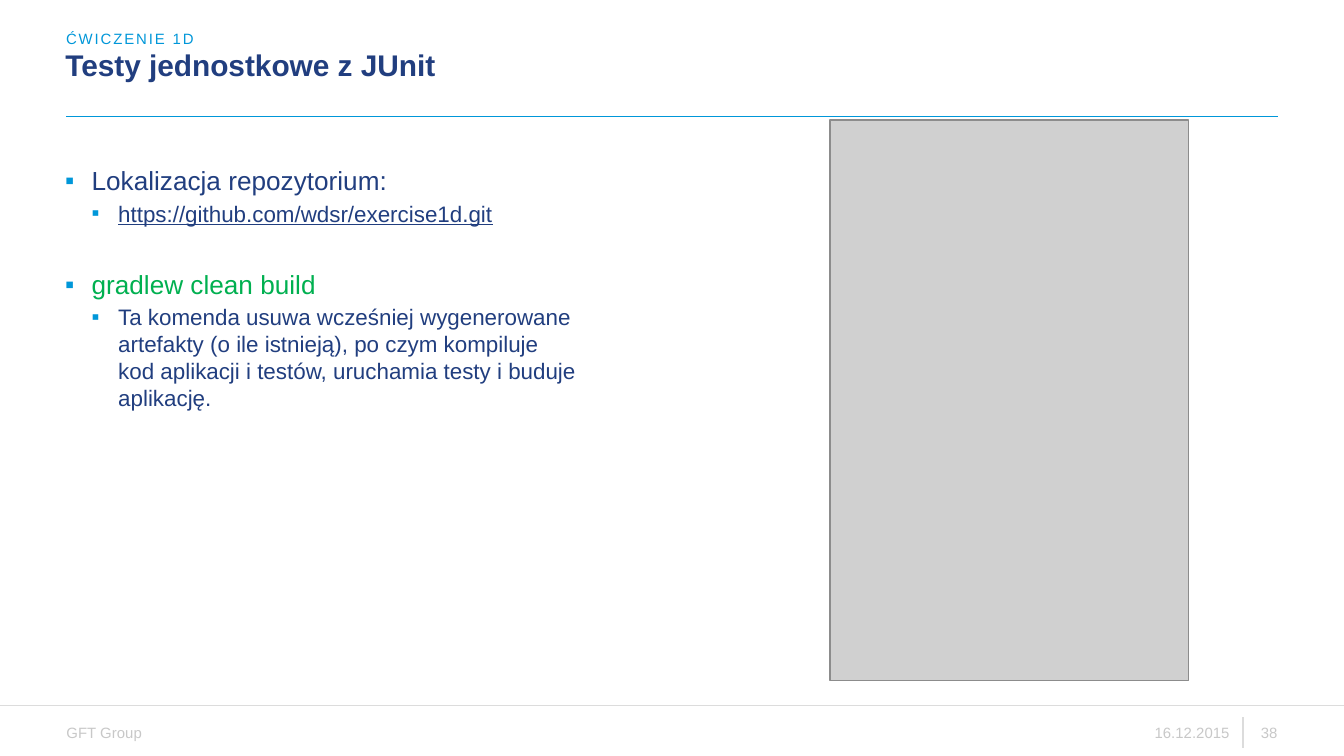
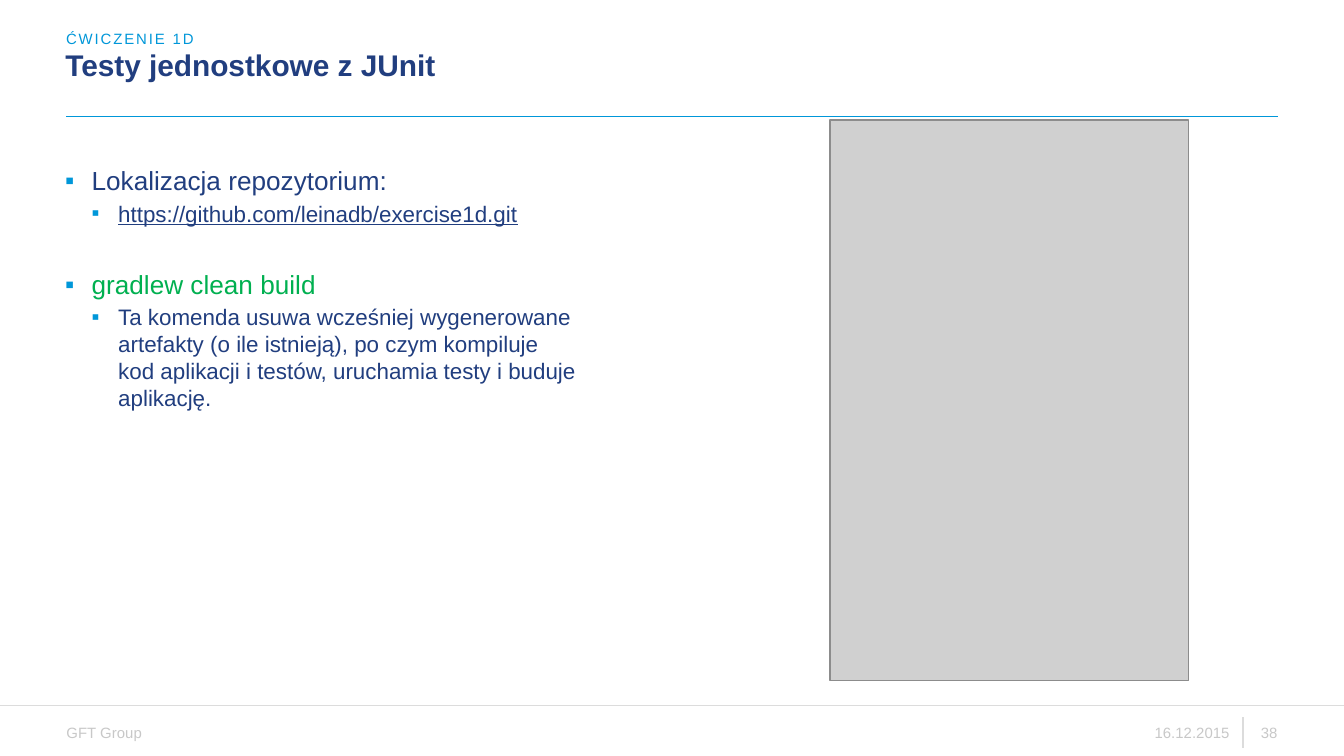
Before and after one commit to zenek24pl/exercise1a, a slide deck: slide 38 of WDSR - ćwiczenie 1.pptx. Drawn at 1344x756 pixels with LibreOffice and Linux fonts; fonts in the diff are those of the drawing; grey boxes stand for pictures; background and template pictures are left out. Boxes give left, top, right and bottom in pixels: in the first picture for what was removed or moved away, otherwise in the second. Text is boxed around its words. In the diff, an @@ line names an element or a change of style, - is before the commit and + after.

```diff
--- a/WDSR - ćwiczenie 1.pptx
+++ b/WDSR - ćwiczenie 1.pptx
@@ text at box(118, 205, 517, 227): text changed @@
-  ▪ https://github.com/wdsr/exercise1d.git
+  ▪ https://github.com/leinadb/exercise1d.git
```
Also in this commit, not shown: 4 other slides changed.
